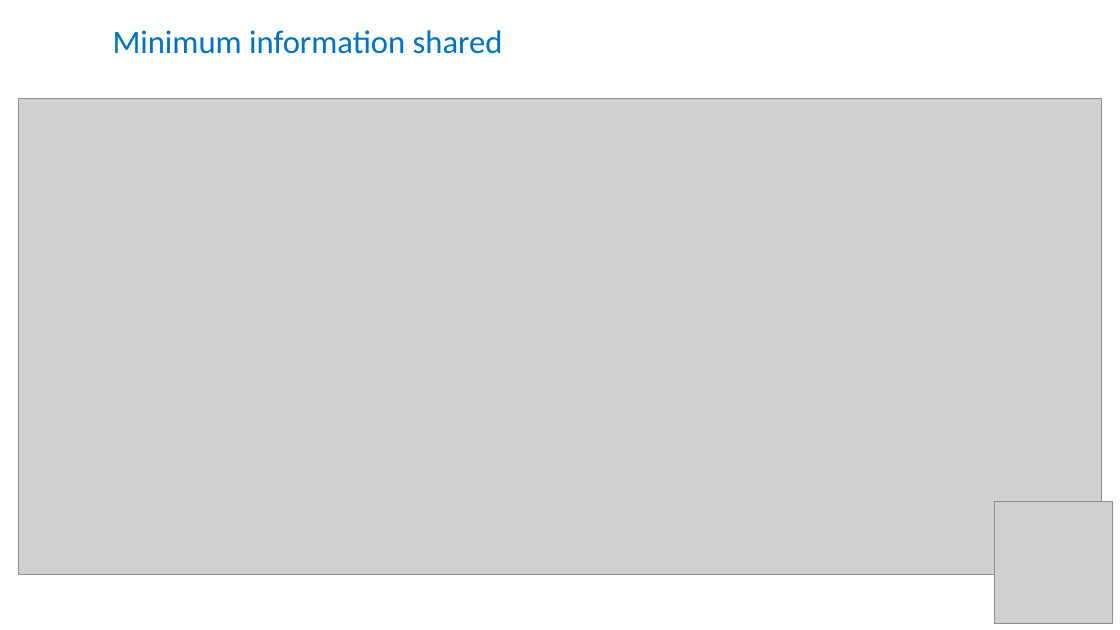
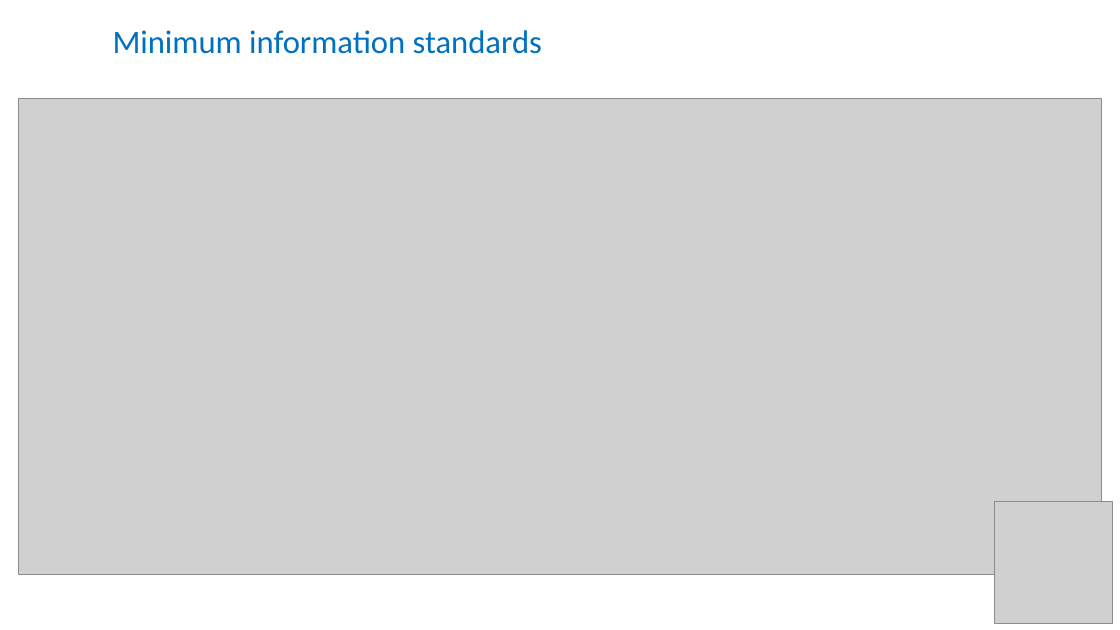
Before and after one commit to tobyhodges/solid-waddle, a slide deck: slide 11 of instructors/04-intro-to-metadata.pptx (slide 9 before the commit). Drawn at 1120x630 pixels with LibreOffice and Linux fonts; fonts in the diff are those of the drawing; grey boxes stand for pictures. Boxes give left, top, right and bottom in pixels: in the first picture for what was removed or moved away, otherwise in the second. Text is boxed around its words. In the diff, an @@ line names an element or a change of style, - is before the commit and + after.

Commit message:
Simplified intro to meta with a MINI standard excercise

```diff
--- a/instructors/04-intro-to-metadata.pptx
+++ b/instructors/04-intro-to-metadata.pptx
@@ text at (113,30,542,54): text changed @@
-Minimum information shared
+Minimum information standards
```
Also in this commit, not shown: 1 other slide changed, 6 slides added, 3 slides removed, 2 other files.
